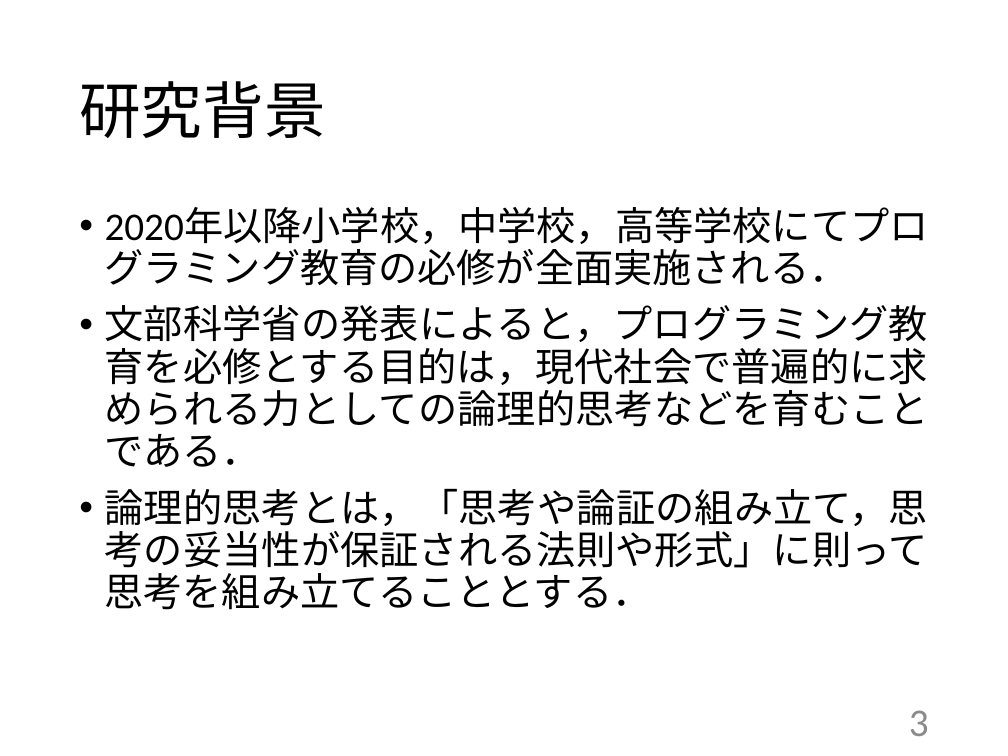
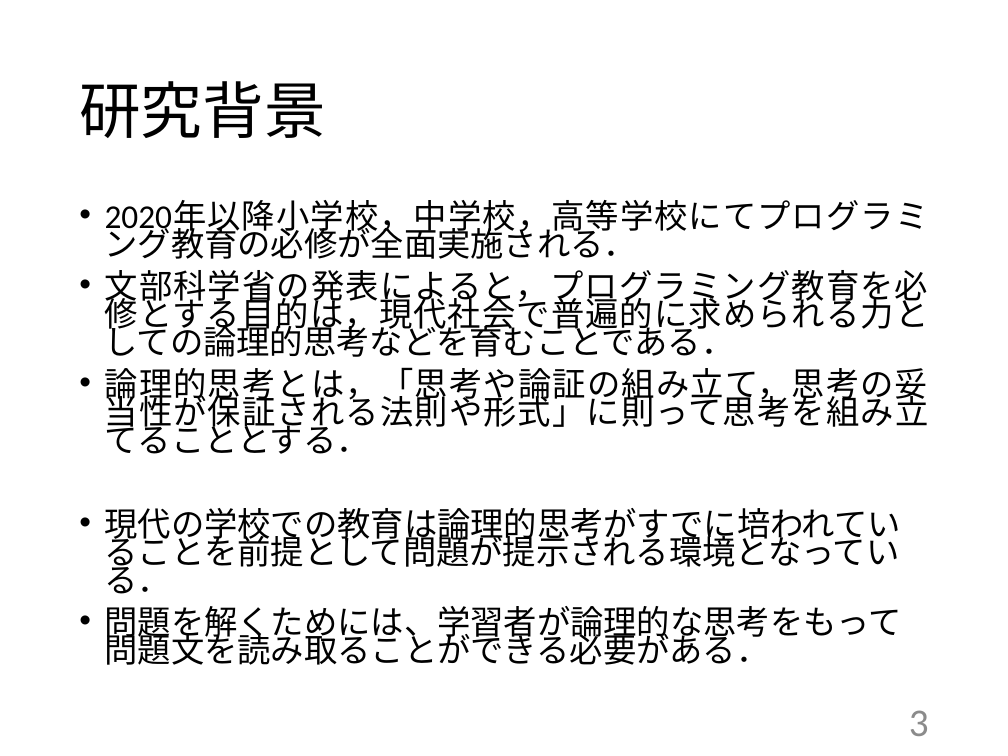
Before and after one commit to kait-takanolab/1821121-shimaoka-thesis, a slide deck: slide 3 of 1821121_shimaoka_sotsuken.pptx. Drawn at 1008x756 pixels with LibreOffice and Linux fonts; fonts in the diff are those of the drawing. Boxes give left, top, right and bottom in pixels: in the first picture for what was removed or moved away, otherwise in the second. Text is boxed around its words. In the diff, an @@ line names an element or a change of style, - is before the commit and + after.

```diff
--- a/1821121_shimaoka_sotsuken.pptx
+++ b/1821121_shimaoka_sotsuken.pptx
@@ text at [105,201,929,454]: size 28 to 23.8 pt in "2020年以降小学校，中学校，高等学校にてプログラミング教育の必修が全面実施される．", "文部科学省の発表によると，プログラミング教育を必修とする目的は，現代社会で普遍的に求められる力としての論理的思考などを育 ...", "論理的思考とは，「思考や論証の組み立て，思考の妥当性が保証される法則や形式」に則って思考を組み立てることとする．"; line spacing 0.9 to 0.7 @@
@@ text at [105,508,902,665]: paragraphs added @@
+• 現代の学校での教育は論理的思考がすでに培われていることを前提として問題が提示される環境となっている．
+• 問題を解くためには、学習者が論理的な思考をもって問題文を読み取ることができる必要がある．
```
Also in this commit, not shown: 4 other slides changed, 1 slide added.
